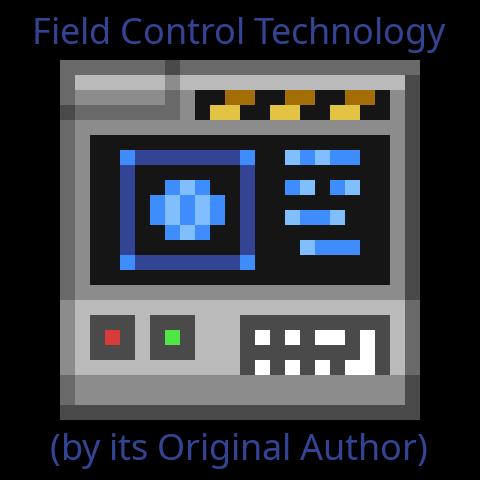
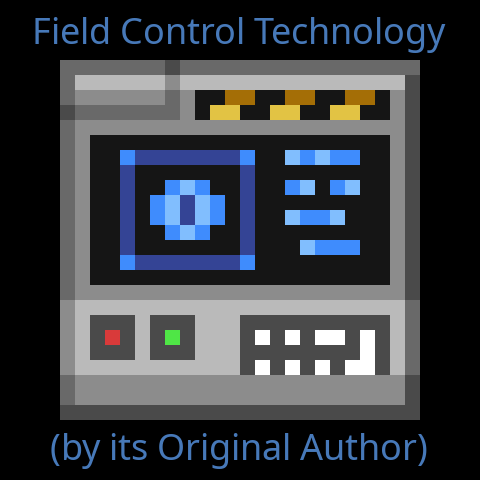
Revision of a layered 480×480 image; what changed, layer by layer:
painted on "Field Control Technology ..." over [35, 17, 446, 469]
painted on "previewimage.png" over [180, 195, 195, 225]
